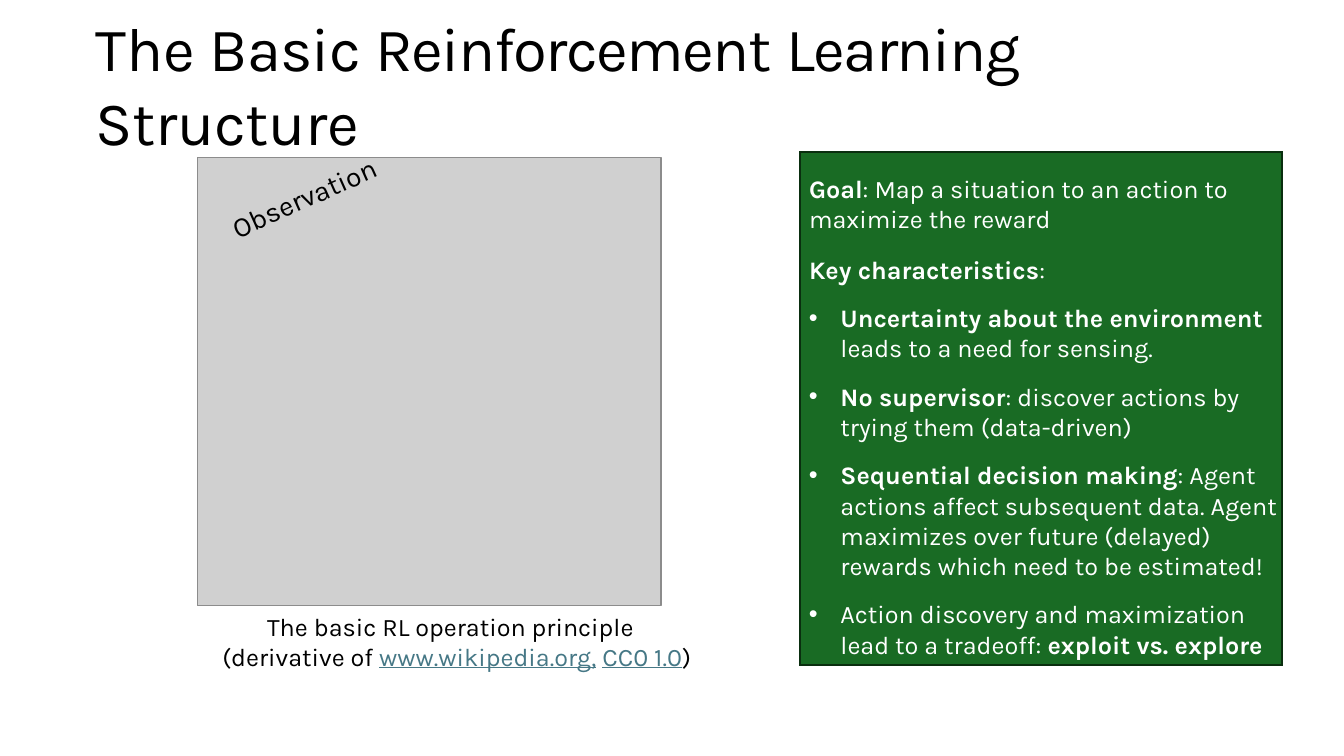
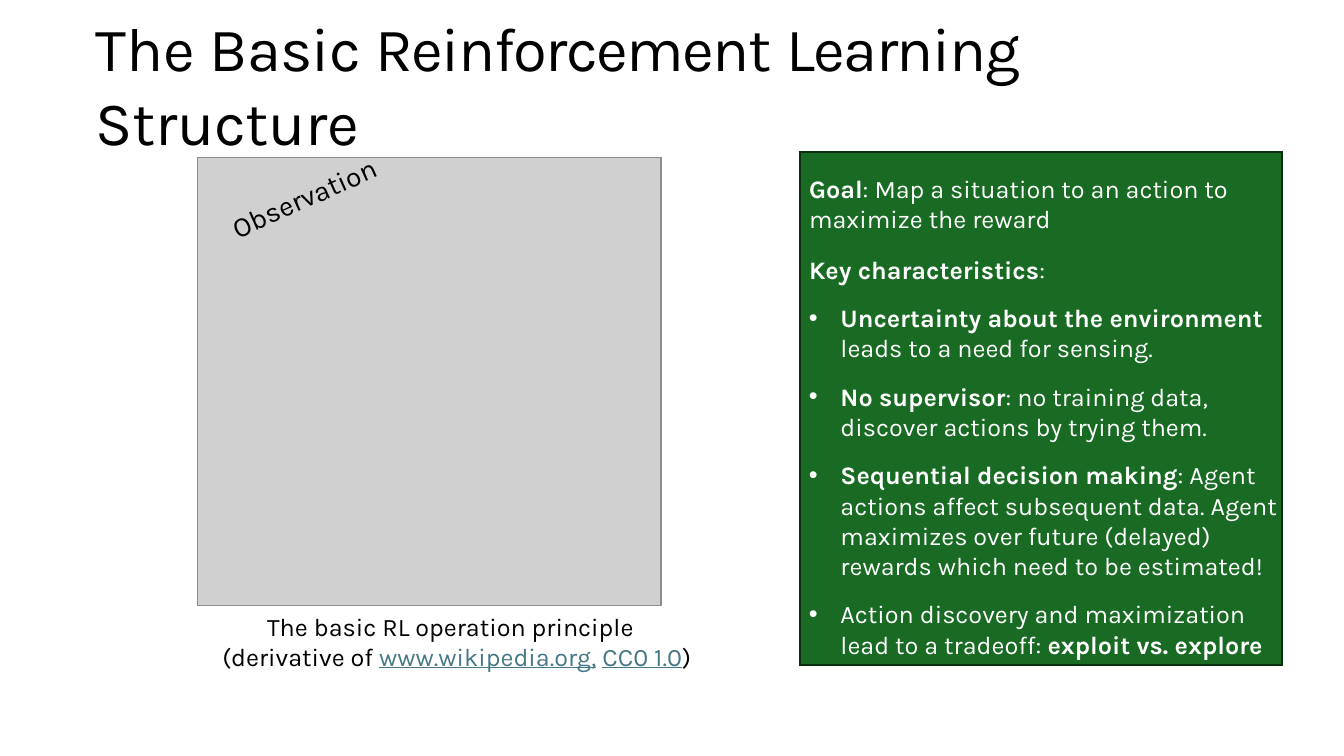
Before and after one commit to mhahsler/Introduction_to_Reinforcement_Learning, a slide deck: slide 7 of slides/Lecture_Chapter01.pptx. Drawn at 1344x756 pixels with LibreOffice and Linux fonts; fonts in the diff are those of the drawing; grey boxes stand for pictures. Boxes give left, top, right and bottom in pixels: in the first picture for what was removed or moved away, otherwise in the second. Text is boxed around its words. In the diff, an @@ line names an element or a change of style, - is before the commit and + after.

```diff
--- a/slides/Lecture_Chapter01.pptx
+++ b/slides/Lecture_Chapter01.pptx
@@ text in rectangle at <box>840,388,1207,442</box>: text changed @@
-• No supervisor: discover actions by trying them (data-driven)
+• No supervisor: no training data, discover actions by trying them.
```
Also in this commit, not shown: 1 other slide changed, 3 other files.
